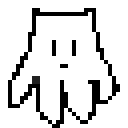
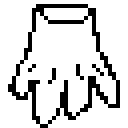
Two versions of the same layered image (w=128, h=128). Layer-by-layer changes:
added layer "Back Step1" above "Back" over (x1=8, y1=4, x2=120, y2=128)
hid "Front Step1" over (x1=8, y1=8, x2=120, y2=128)
